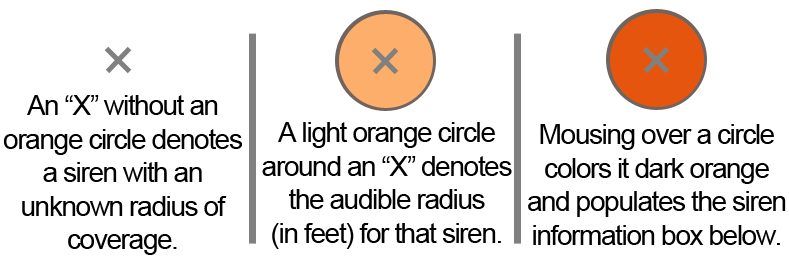
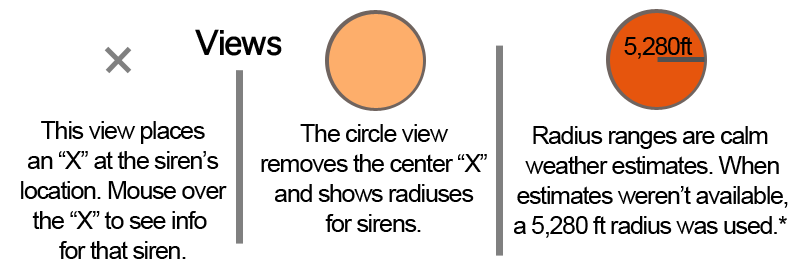
Comparing the layer stacks of the two (789, 272) images. Changes:
added layer "Layer 6" above "Views" over <box>496,45,503,256</box>
added layer "Views" above "Layer 1" over <box>195,29,282,56</box>
painted on "Layer 1" over <box>236,33,521,244</box>
hid "Layer 2 copy 3" over <box>642,46,670,74</box>
hid "Layer 2 copy" over <box>371,47,399,75</box>
renamed "Mousing over a circle colors it dark orange and populates the s" to "Radius ranges are calm weather estimates. When estimates weren", painted on it over <box>514,124,788,245</box>
renamed "A light orange circle around an “X” denotes the audible radius" to "The circle view removes the center “X” and shows radiuses for s", painted on it over <box>261,122,512,249</box>
renamed "An “X” without an orange circle denotes a siren with an unknown" to "This view places an “X” at the siren’s location. Mouse over the", painted on it over <box>3,95,242,259</box>
painted on "Layer 2 copy 4" over <box>325,10,433,111</box>
added layer "5,280ft" above "Layer 4" over <box>624,37,693,59</box>
added layer "Layer 4" above "Layer 2 copy 2" over <box>657,57,705,62</box>
renamed "Layer 3 copy" to "Layer 5", hid it, moved it above "Layer 0", painted on it over <box>3,10,788,259</box>
